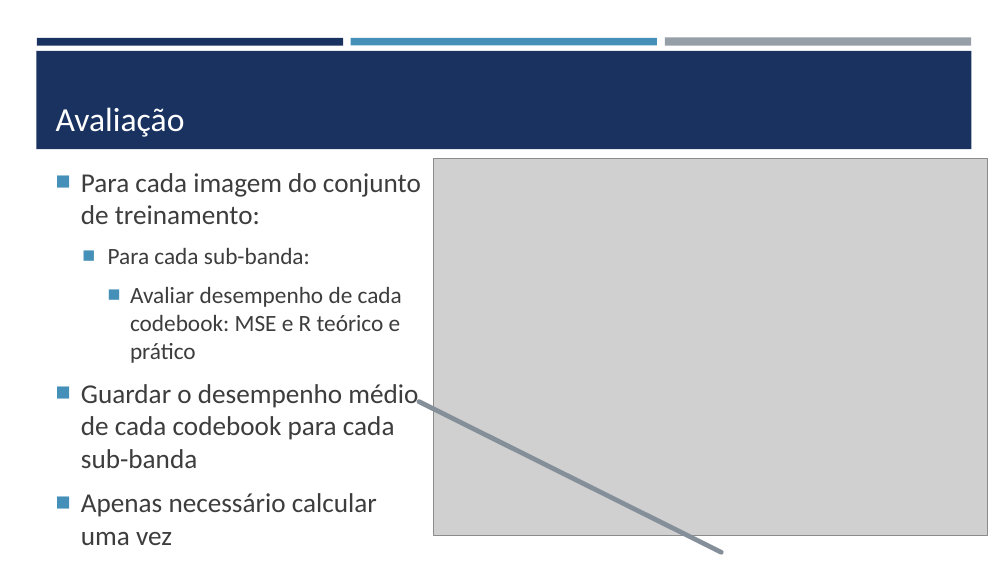
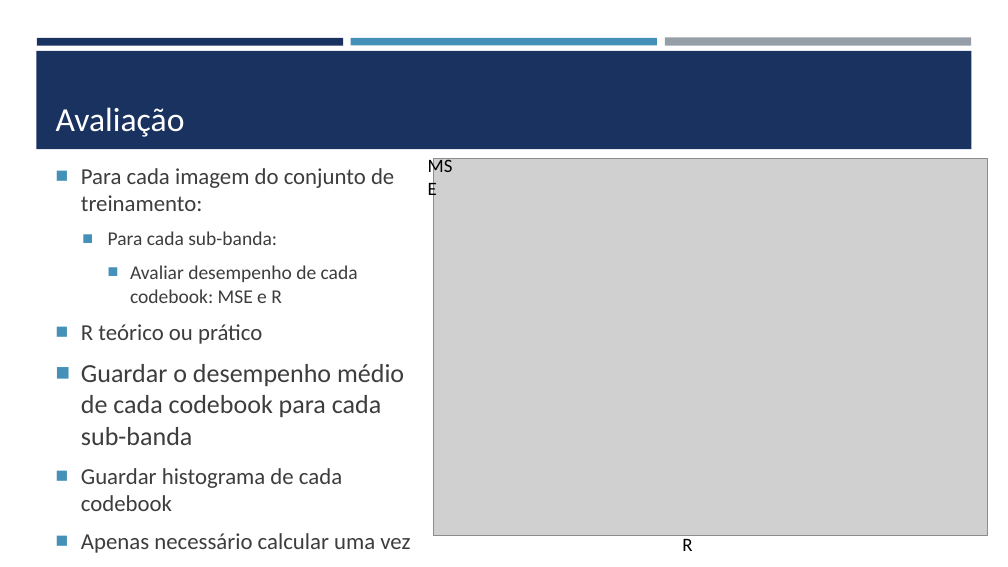
Before and after one commit to VRavaglia/Compressao-de-Imagens, a slide deck: slide 4 of Wavelets/ap_final.pptx. Drawn at 1008x567 pixels with LibreOffice and Linux fonts; fonts in the diff are those of the drawing; grey boxes stand for pictures. Boxes give left, top, right and bottom in pixels: in the first picture for what was removed or moved away, otherwise in the second. Text is boxed around its words. In the diff, an @@ line names an element or a change of style, - is before the commit and + after.

Commit message:
Apresentação

```diff
--- a/Wavelets/ap_final.pptx
+++ b/Wavelets/ap_final.pptx
@@ text at bbox=[81, 168, 404, 549]: size 25.9 to 21.7 pt in "Para cada imagem do conjunto de treinamento:", "Apenas necessário calcular uma vez"; size 22.2 to 18.6 pt in "Para cada sub-banda:"; size 25.9 to 24.8 pt in "Guardar o desempenho médio de cada codebook ..." @@
@@ text at bbox=[81, 265, 358, 344]: text changed; size 22.2 to 18.6 pt @@
-    ■ Avaliar desempenho de cada codebook: MSE e R teórico e prático
+    ■ Avaliar desempenho de cada codebook: MSE e R
+■ R teórico ou prático
@@ text added at bbox=[218, 290, 253, 303], 18 pt, text #000000 @@
+MSE
@@ line removed from (419, 402) to (721, 553) @@
@@ text at bbox=[81, 468, 342, 511]: paragraph added @@
+■ Guardar histograma de cada codebook
@@ text added at bbox=[682, 539, 692, 551], 18 pt, text #000000 @@
+R
```
Also in this commit, not shown: 4 other slides changed, 1 other file.
